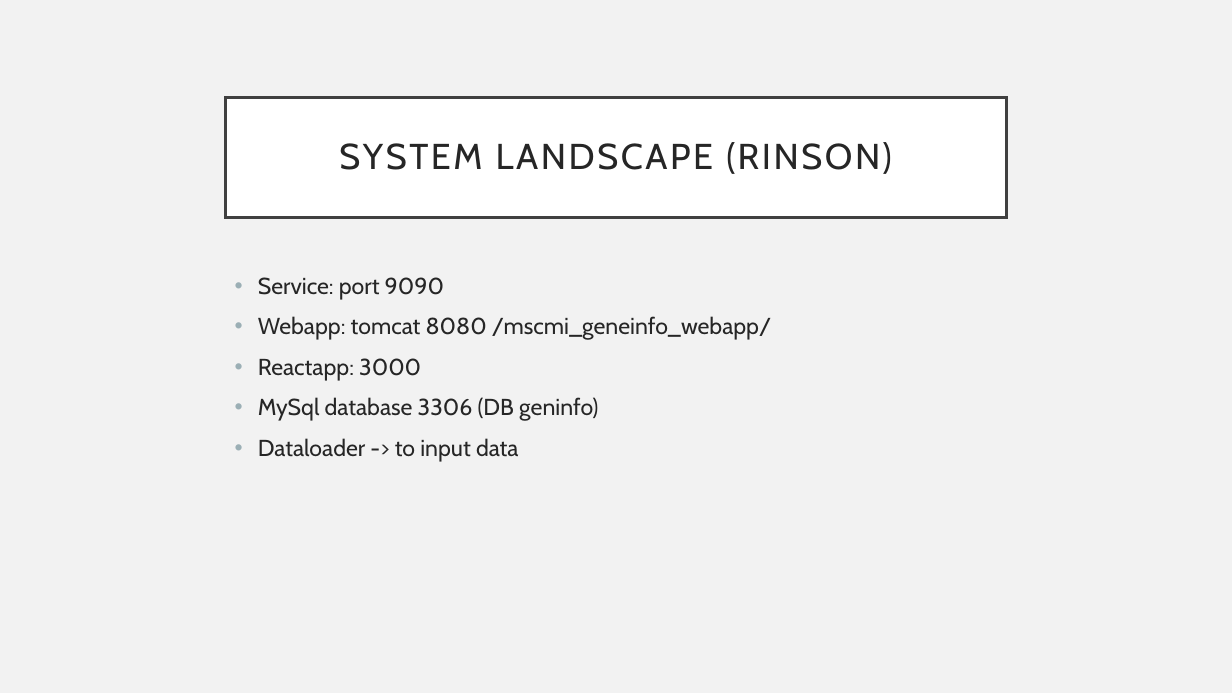
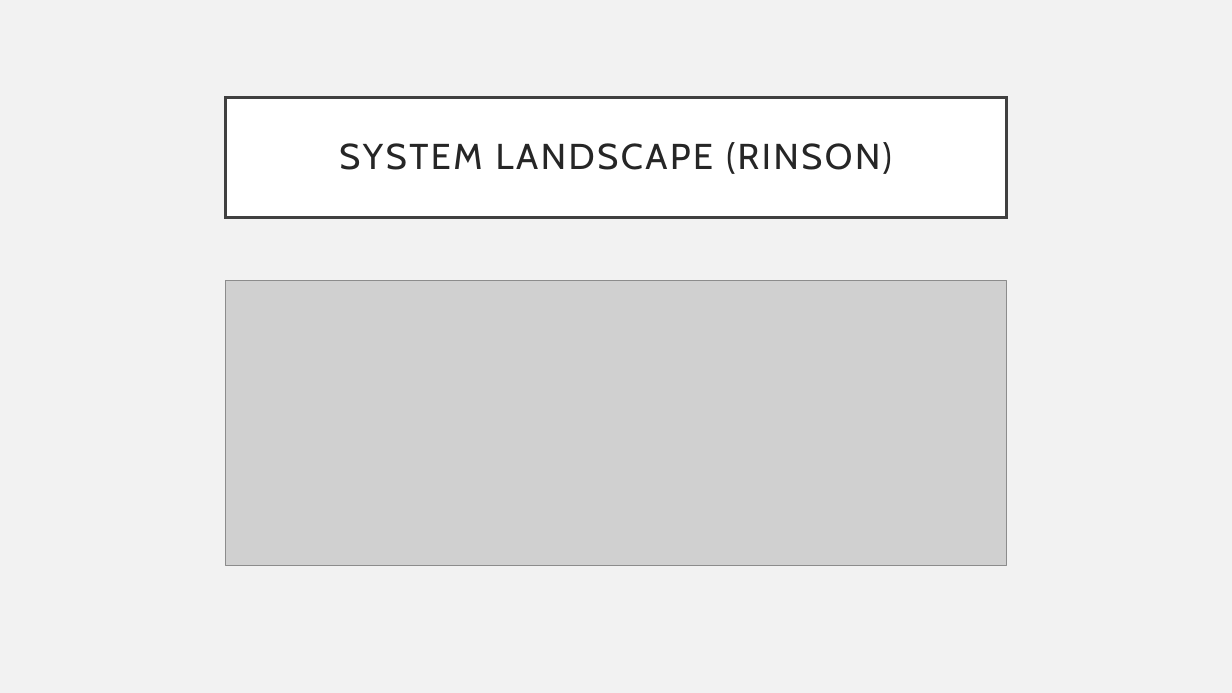
Before and after one commit to G43beli/GENEius, a slide deck: slide 4 of docs/Presentation.pptx. Drawn at 1232x693 pixels with LibreOffice and Linux fonts; fonts in the diff are those of the drawing; grey boxes stand for pictures. Boxes give left, top, right and bottom in pixels: in the first picture for what was removed or moved away, otherwise in the second. Text is boxed around its words. In the diff, an @@ line names an element or a change of style, - is before the commit and + after.

Commit message:
System Landscape created and added to presentation

```diff
--- a/docs/Presentation.pptx
+++ b/docs/Presentation.pptx
@@ picture added at box(226, 281, 1006, 566) @@
@@ text removed at box(258, 277, 771, 462) @@
-• Service: port 9090
-• Webapp: tomcat 8080 /mscmi_geneinfo_webapp/
-• Reactapp: 3000
-• MySql database 3306 (DB geninfo)
-• Dataloader -> to input data
```
Also in this commit, not shown: 2 other files.
